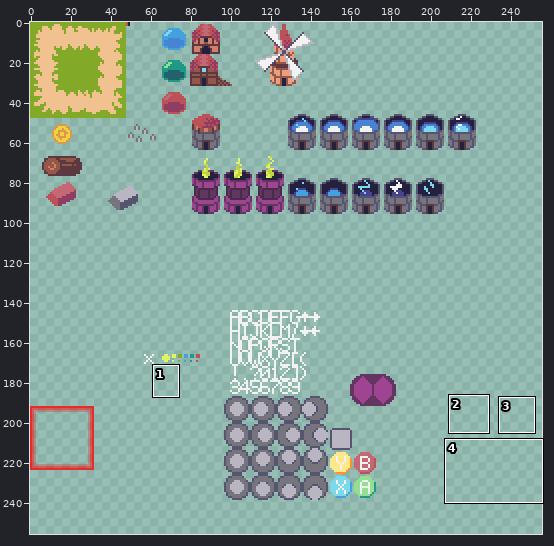
Sprite sheet: src/res/textures/textures_unpacked.png. Above: a wide view before the commit, with the close-up outlined.
Close-up. Before:
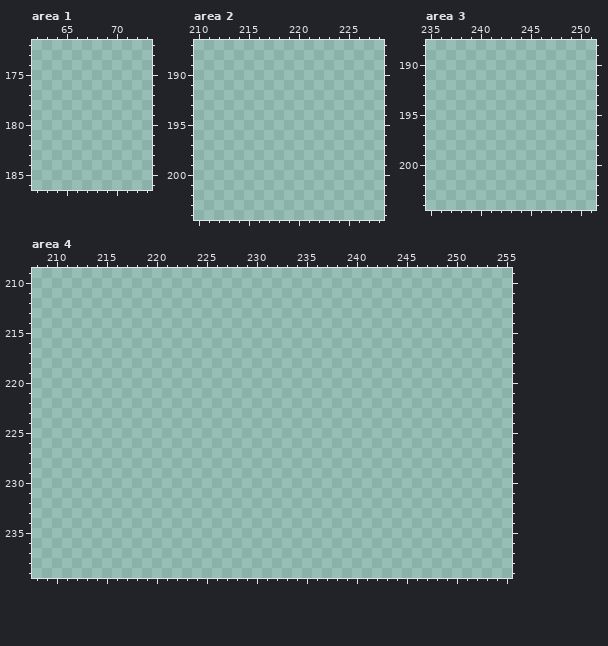
The file is 256x256 pixels. Shown: area 1: x 62..73, y 172..186; area 2: x 210..228, y 187..204; area 3: x 235..251, y 188..204; area 4: x 208..255, y 209..239. The commit also changed other parts of the picture, which this record leaves out.
The result:
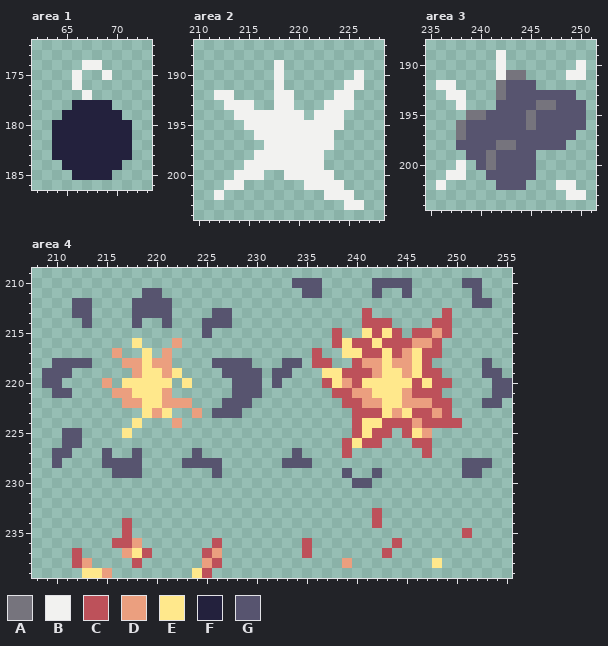
Palette (. is transparent): A #76747d  B #f2f2f0  C #bd515a  D #eb9f7f  E #ffe88c  F #23213d  G #57546f
Diff:
Changed rows in their new state; - is an unchanged pixel.
Area 1:
first column x 64:
174 ---BB---
175 --B--B--
176 --B-----
177 ---B----
178 --FFFF--
179 -FFFFFF-
180 FFFFFFFF
181 FFFFFFFF
182 FFFFFFFF
183 FFFFFFFF
184 -FFFFFF-
185 --FFFF--
Area 2:
first column x 212:
189 ------B--------
190 ------B-------B
191 ------B------BB
192 BB----BB----BB-
193 -BBB--BB---BBB-
194 --BBBBBBB-BBB--
195 ---BBBBBBBBBB--
196 ----BBBBBBBB---
197 -----BBBBBBB---
198 ----BBBBBBB----
199 ---BBBBBBBB----
200 --BBB--BBBBB---
201 -BB------BBBB--
202 B----------BBB-
203 -------------BB
Area 3:
first column x 236:
189 ------B--------
190 ------B-------B
191 ------BAA----BB
192 BB----AGGG-----
193 -BB---AGGGGGGG-
194 --B---GGGGAAGGG
195 ---AAGGGGAGGGGG
196 --AGGGGGGAGGGGG
197 --AGGGGGGGGGGG-
198 --GGGGAAGGGGG--
199 ---GGAGGGG-----
200 --B-GAGGGG-----
201 -BB--GGGGG-----
202 B-----GGG---BB-
203 -------------BB
Area 4:
first column x 209:
210 -------------------------GGG-----GGGG-----GG---
211 ----------GG--------------GG-----G--G------G---
212 ---GG----GGGG------------------------------GG--
213 ---GG----GGGG----GG-------------C-------C------
214 ----G----G--G---GGG-------------CCC----CC------
215 ----------------G------------C--ECEC-CCDC------
216 ---------E---D---------------CECCECCCDDC-------
217 -------D--E-D--------------C--EECCECDECC-------
218 -GGGG---DDEDD----GGGG---GG-CC--CDDEDDEC-----G--
219 GGG------DEEDE----GGGG-GG---EECCCDEEDECC----GG-
220 GG----D-EEEEE-E----GGG-G----CEDCEEEEECECC----GG
221 -GG----DDEEED------GGG-------CCDDEEEDCCC-----GG
222 --------DDEEDDD---GGG---------CCDDEEDDDCC---GG-
223 ----------EDE--D-GGG-----------CCCEDECCDC------
224 ---------E---D-----------------CEECCCDCCCC-----
225 --GG----E----------------------CECC-CED--------
226 --GG--------------------------CECC---CC--------
227 -GG---G--G-----G---------G----C-------C--------
228 -G----GGGG----GGGG------GGG---------------GGG--
229 -------GGG-------G------------G--G--------GG---
230 -------------------------------GG--------------
233 ---------------------------------C-------------
234 --------C------------------------C-------------
235 --------C---------------------------------C----
236 -------CCD-------C--------C--------C-----------
237 ---C----DEC-----CD--------C-------C------------
238 ---CD----C------DC------------D--------E-------
239 ----EED--------EC------------------------------
Changed places in both close-ups, as pixel boxes (x1, y1, x2, y2):
added: (52, 60, 132, 180)
added: (214, 60, 364, 210)
added: (436, 50, 586, 200)
added: (42, 278, 512, 578)
